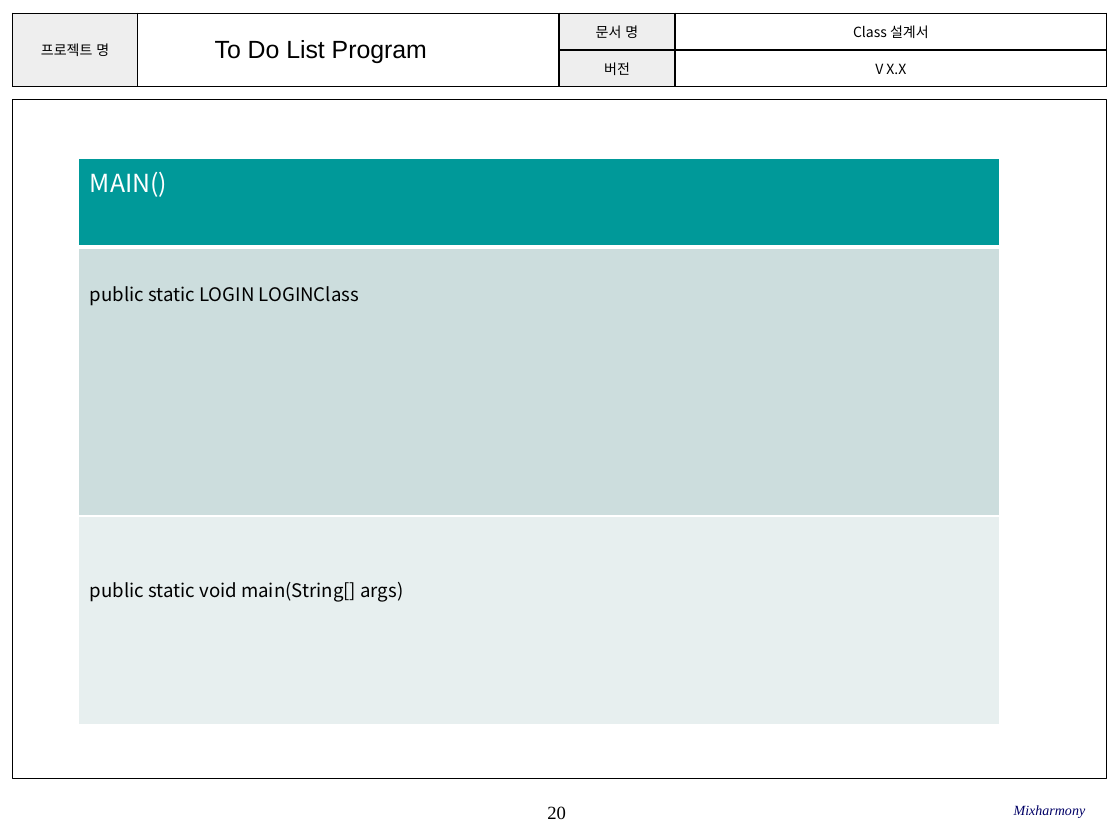
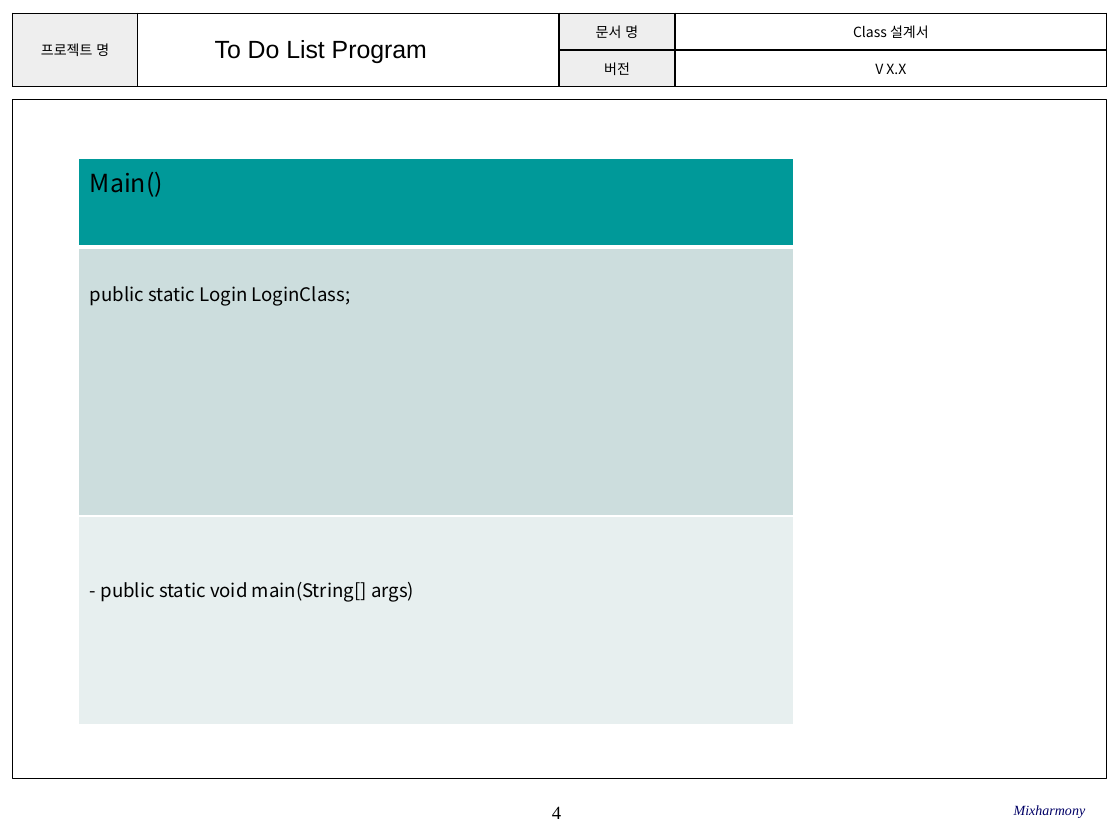
Before and after one commit to SE-admin/SE2017_2_mixharmony, a slide deck: slide 4 of doc/3_ 설계서/Class Design.pptx (slide 20 before the commit). Drawn at 1120x840 pixels with LibreOffice and Linux fonts; fonts in the diff are those of the drawing; background and template pictures are left out. Boxes give left, top, right and bottom in pixels: in the first picture for what was removed or moved away, otherwise in the second. Text is boxed around its words. In the diff, an @@ line names an element or a change of style, - is before the commit and + after.

Commit message:
#862 Class Design.pptx (전체적인 클래스 내용 수정 및 정리)

```diff
--- a/doc/3_ 설계서/Class Design.pptx
+++ b/doc/3_ 설계서/Class Design.pptx
@@ table at box(78, 158, 794, 725) @@
-row 1, column 1: MAIN()
+row 1, column 1: Main()
-row 2, column 1: public static LOGIN LOGINClass
+row 2, column 1: public static Login LoginClass;
-row 3, column 1: public static void main(String[] args)
+row 3, column 1: - public static void main(String[] args)
@@ table: place and size @@
-table at box(78, 158, 999, 725)
+table at box(78, 158, 794, 725)
@@ page number at box(552, 806, 561, 819): text changed @@
-20
+4
```
Also in this commit, not shown: 14 other slides changed, 2 slides added, 4 slides removed.
